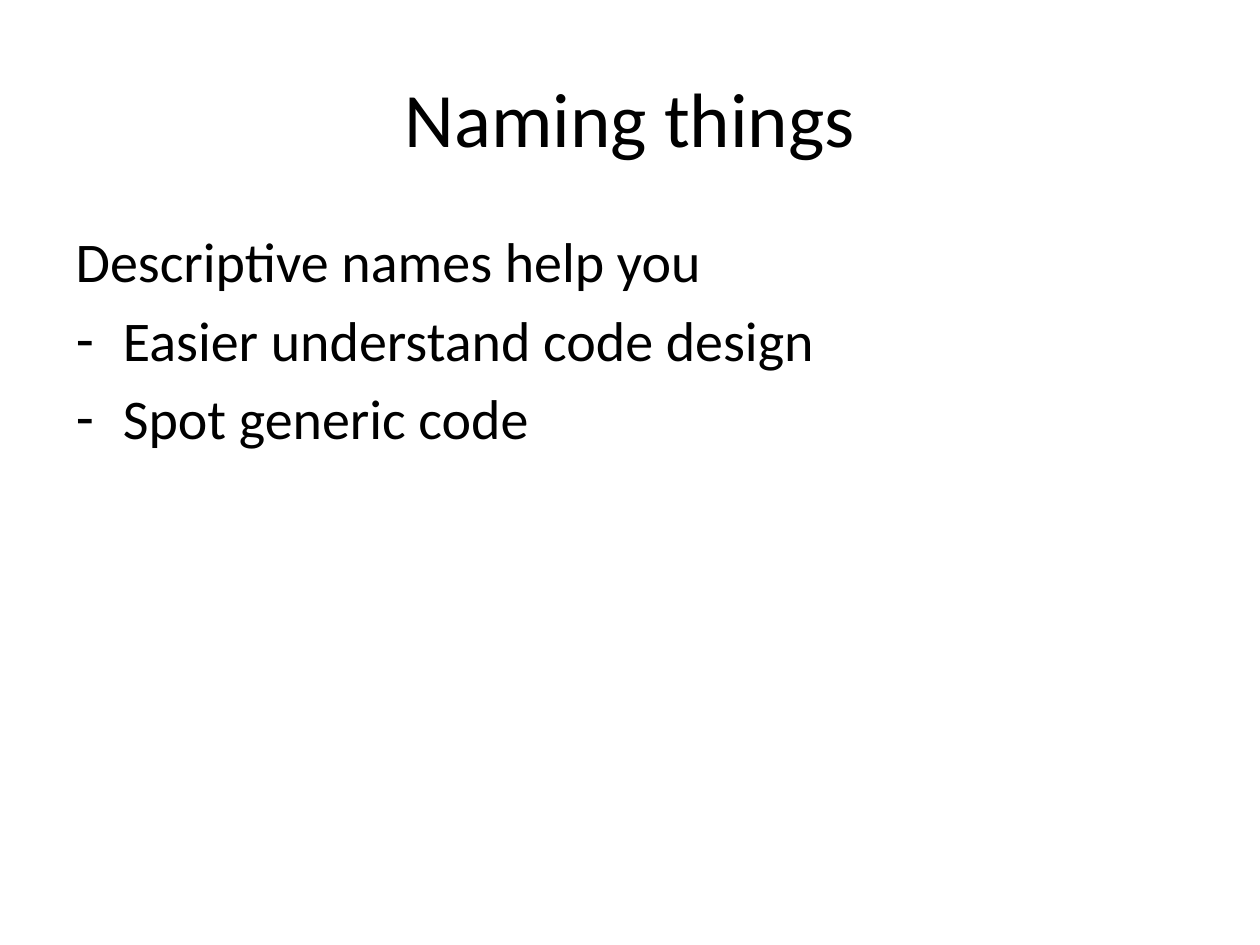
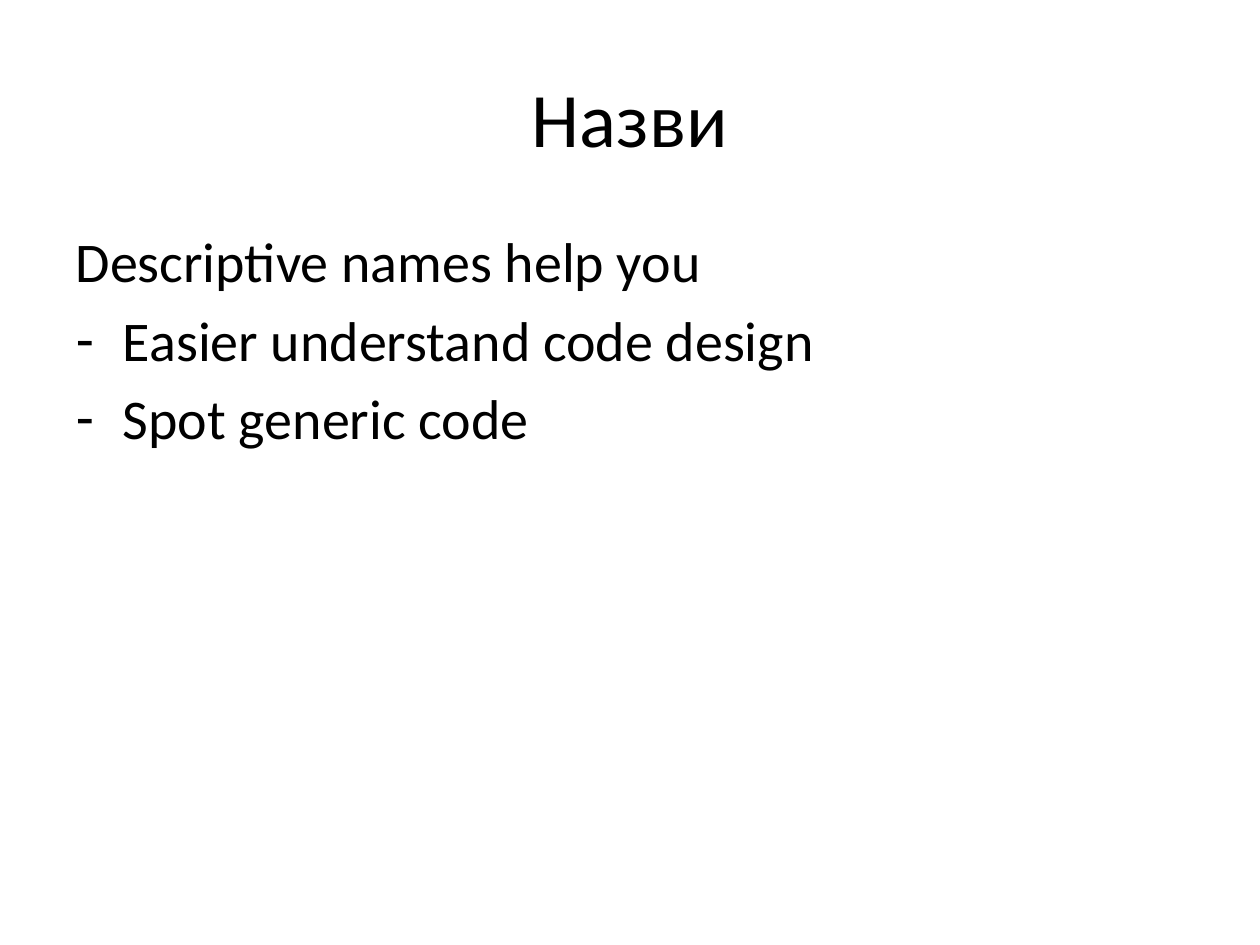
Before and after one commit to siryc/TORT, a slide deck: slide 15 of 1 Coding Practices/1 Coding practices Final.pptx (slide 4 before the commit). Drawn at 1260x945 pixels with LibreOffice and Linux fonts; fonts in the diff are those of the drawing. Boxes give left, top, right and bottom in pixels: in the first picture for what was removed or moved away, otherwise in the second. Text is boxed around its words. In the diff, an @@ line names an element or a change of style, - is before the commit and + after.

```diff
--- a/1 Coding Practices/1 Coding practices Final.pptx
+++ b/1 Coding Practices/1 Coding practices Final.pptx
@@ title at (532,97,728,148): text changed @@
-Naming things
+Назви
```
Also in this commit, not shown: 10 other slides changed, 16 slides added, 4 slides removed.
